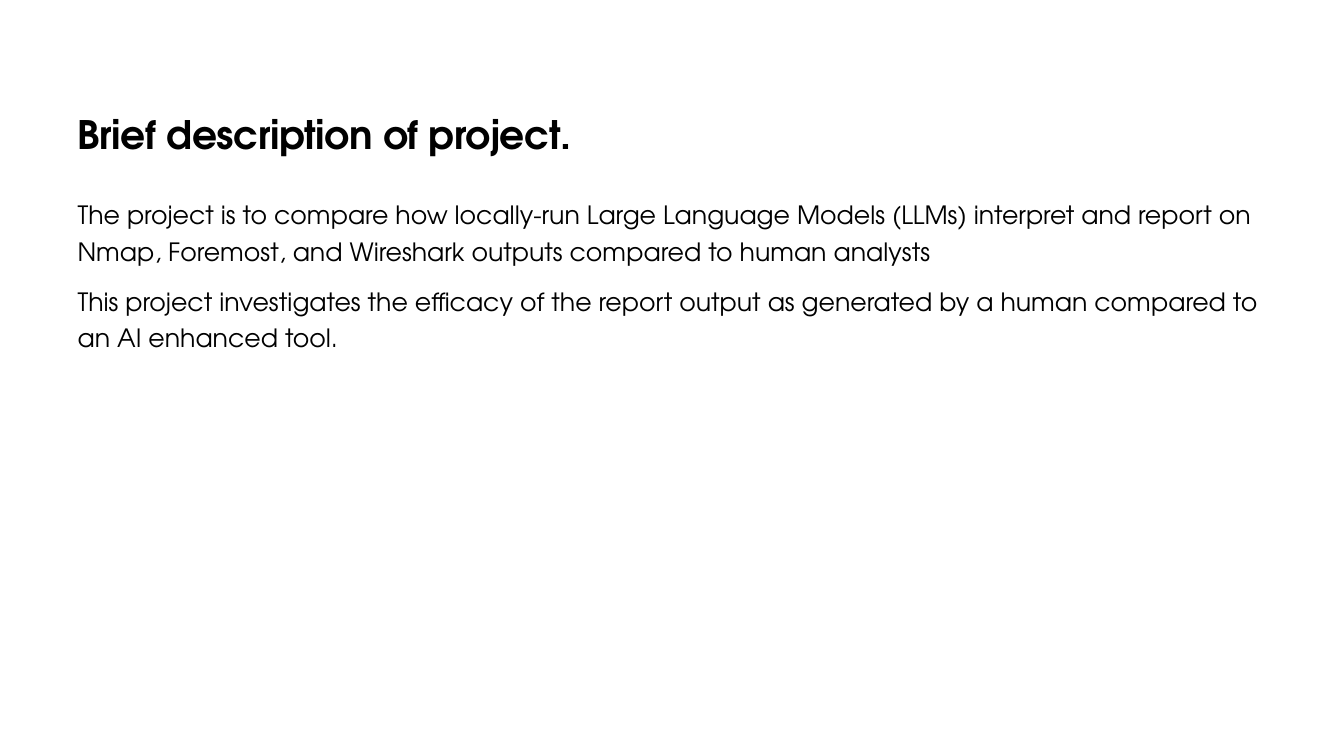
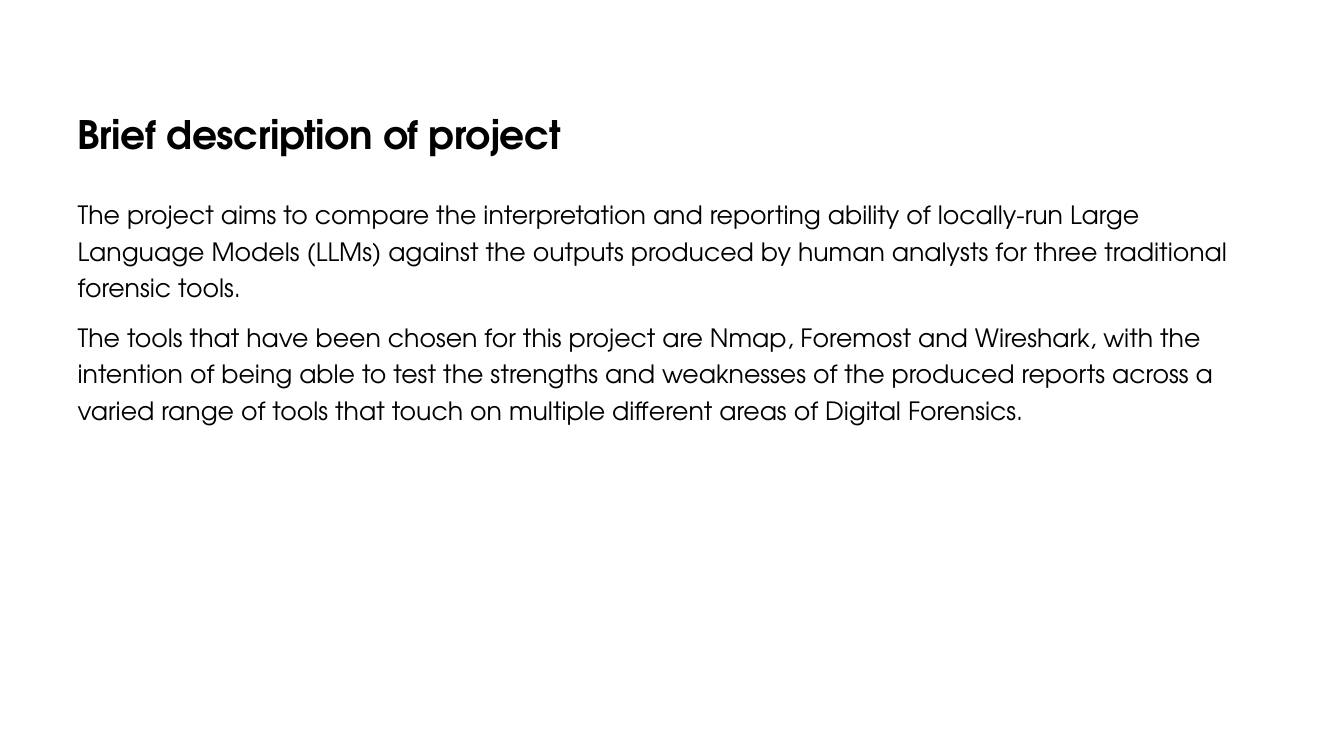
Before and after one commit to DavidSushames/BHB-Capstone, a slide deck: slide 4 of Academic Documents/Powerpoint wkg/Mid project Update - Dave v1.2 15-09.pptx. Drawn at 1344x756 pixels with LibreOffice and Linux fonts; fonts in the diff are those of the drawing. Boxes give left, top, right and bottom in pixels: in the first picture for what was removed or moved away, otherwise in the second. Text is boxed around its words. In the diff, an @@ line names an element or a change of style, - is before the commit and + after.

```diff
--- a/Academic Documents/Powerpoint wkg/Mid project Update - Dave v1.2 15-09.pptx
+++ b/Academic Documents/Powerpoint wkg/Mid project Update - Dave v1.2 15-09.pptx
@@ title at bbox=[78, 119, 561, 157]: text changed @@
-Brief description of project.
+Brief description of project
@@ text at bbox=[78, 205, 1227, 426]: text changed @@
-The project is to compare how locally-run Large Language Models (LLMs) interpret and report on Nmap, Foremost, and Wireshark outputs compared to human analysts
-This project investigates the efficacy of the report output as generated by a human compared to an AI enhanced tool.
+The project aims to compare the interpretation and reporting ability of locally-run Large Language Models (LLMs) against the outputs produced by human analysts for three traditional forensic tools.
+The tools that have been chosen for this project are Nmap, Foremost and Wireshark, with the intention of being able to test the strengths and weaknesses of the produced reports across a varied range of tools that touch on multiple different areas of Digital Forensics.
```
Also in this commit, not shown: 7 other slides changed.
